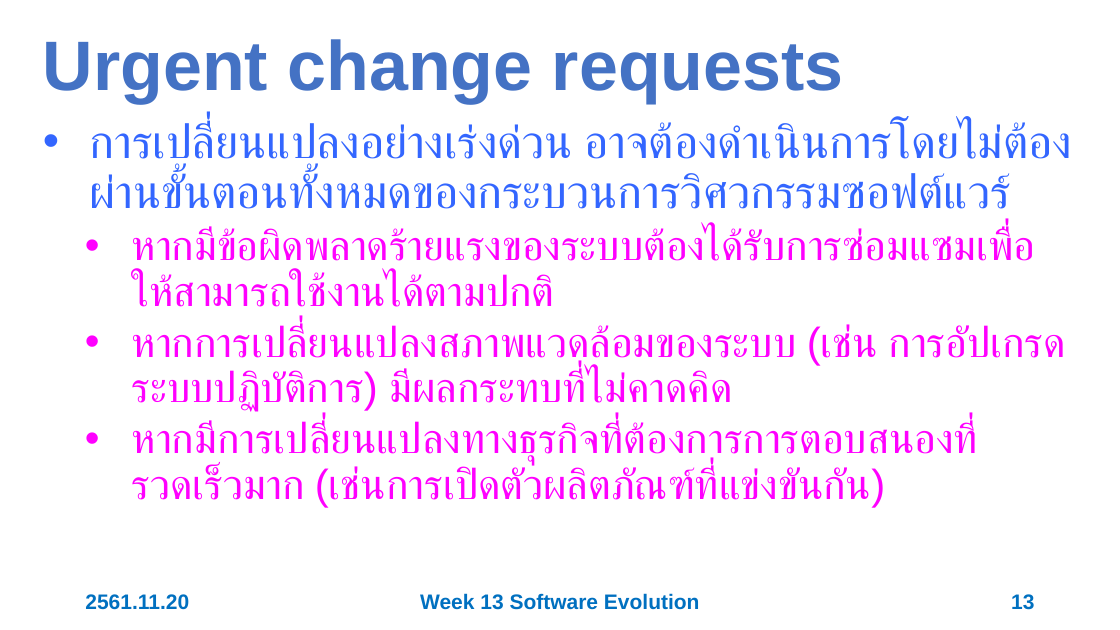
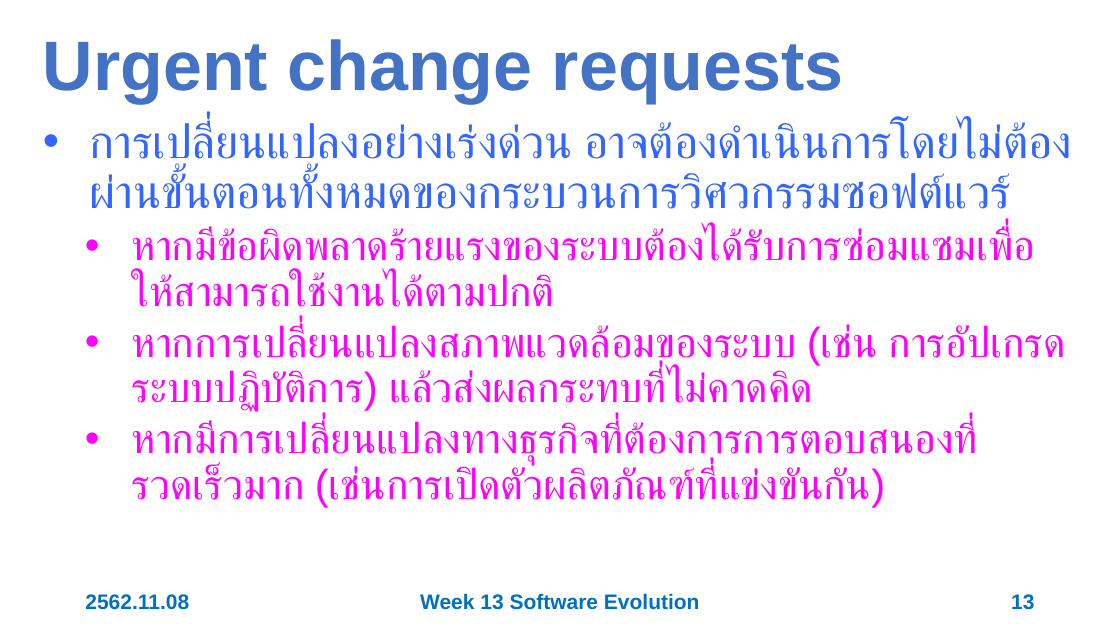
Before and after one commit to 03376806-software-engineering/Week-13-Software-Evolution, a slide deck: slide 13 of Slides/Week 13 Software Evolution.pptx. Drawn at 1120x630 pixels with LibreOffice and Linux fonts; fonts in the diff are those of the drawing. Boxes give left, top, right and bottom in pixels: in the first picture for what was removed or moved away, otherwise in the second. Text is boxed around its words. In the diff, an @@ line names an element or a change of style, - is before the commit and + after.

```diff
--- a/Slides/Week 13 Software Evolution.pptx
+++ b/Slides/Week 13 Software Evolution.pptx
@@ text at [132, 325, 1066, 414]: text changed @@
-  • หากการเปลี่ยนแปลงสภาพแวดล้อมของระบบ (เช่น การอัปเกรดระบบปฏิบัติการ) มีผลกระทบที่ไม่คาดคิด
+  • หากการเปลี่ยนแปลงสภาพแวดล้อมของระบบ (เช่น การอัปเกรดระบบปฏิบัติการ) แล้วส่งผลกระทบที่ไม่คาดคิด
@@ text at [85, 594, 189, 610]: text changed @@
-2561.11.20
+2562.11.08
```
Also in this commit, not shown: 54 other slides changed.
